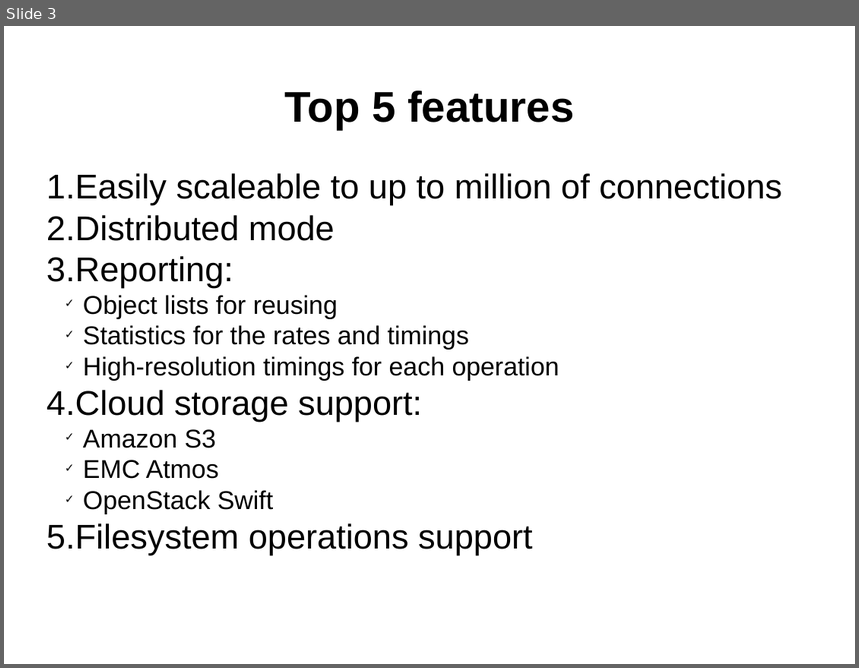
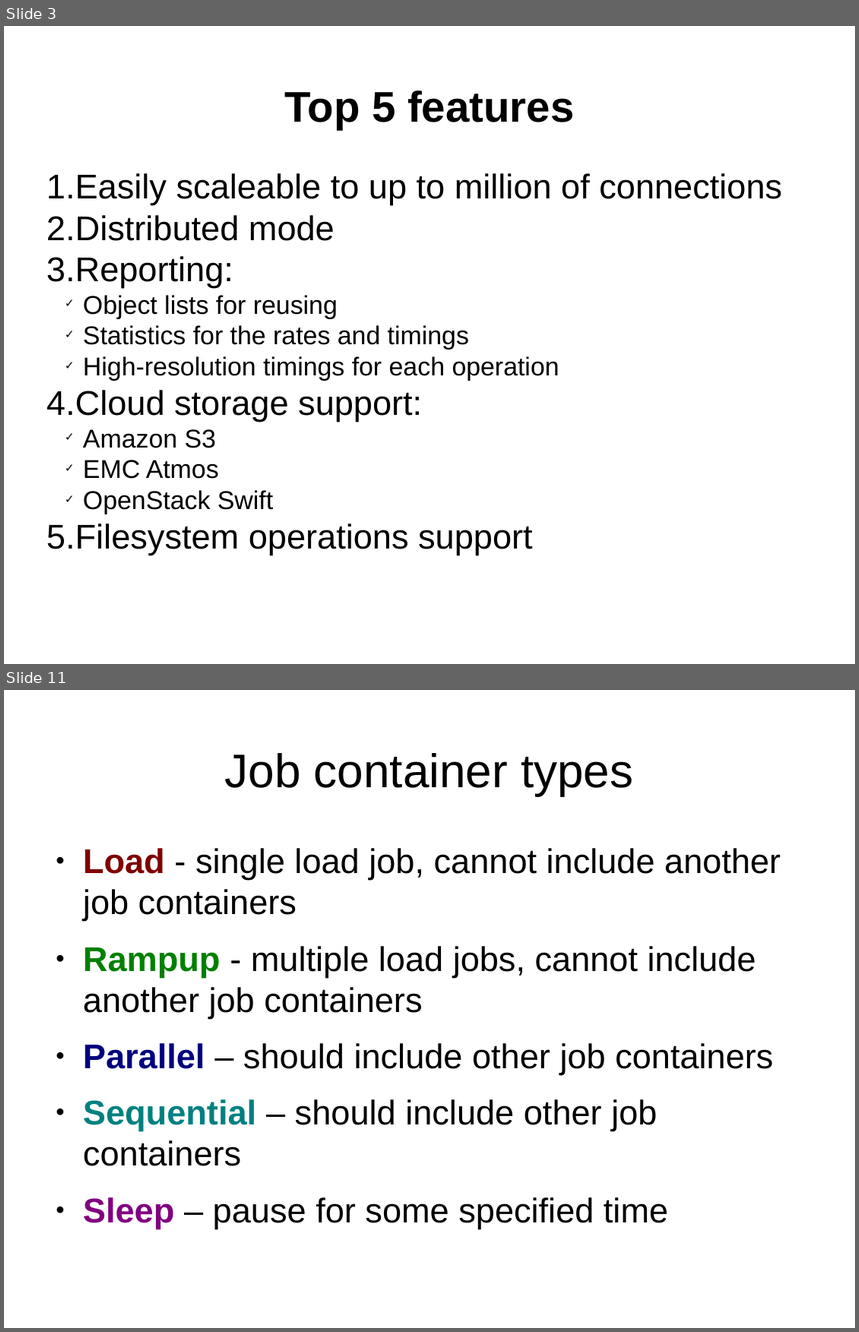
Before and after one commit to emc-mongoose/mongoose, a slide deck: doc/mongoosev2.odp. Shown one above the other, each under a label of ours: slide 3 before the commit, slides 3 and 11 after it; the slides between them are not shown. The pictures are 859x668 and 859x1332 pixels, drawn with LibreOffice and Linux fonts; fonts in the diff are those of the drawing. Boxes give left, top, right and bottom in pixels: in the first picture for what was removed or moved away, otherwise in the second. Text is boxed around its words. In the diff, an @@ line names an element or a change of style, - is before the commit and + after.

```diff
--- a/doc/mongoosev2.odp
+++ b/doc/mongoosev2.odp
@@ slide 11 added at (x1=4, y1=690, x2=855, y2=1328), background #FFFFFF @@
@@ title added at (x1=224, y1=753, x2=633, y2=796), 44 pt, text #000000 @@
+Job container types
@@ text added at (x1=83, y1=848, x2=781, y2=1229), 32 pt, text #000000 @@
+● Load - single load job, cannot include another job containers
+● Rampup - multiple load jobs, cannot include another job containers
+● Parallel – should include other job containers
+● Sequential – should include other job containers
+● Sleep – pause for some specified time
```
Also in this commit, not shown: 3 slides changed, 14 other slides added, 1 slide removed.
